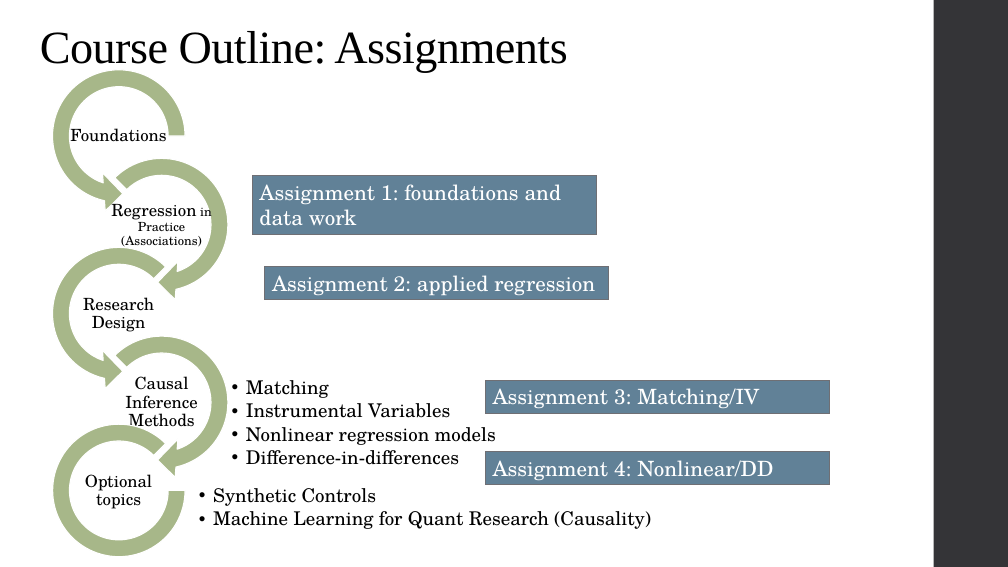
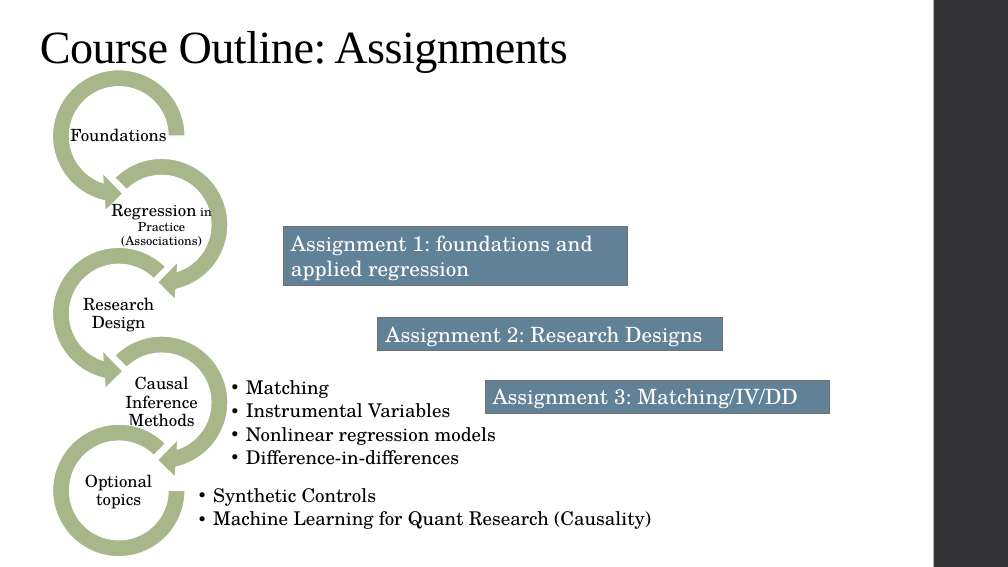
Before and after one commit to alex-hoagland/HAD5744, a slide deck: slide 25 of Lecture01_Introduction/Lecture1_Frameworks.pptx (slide 23 before the commit). Drawn at 1008x567 pixels with LibreOffice and Linux fonts; fonts in the diff are those of the drawing. Boxes give left, top, right and bottom in pixels: in the first picture for what was removed or moved away, otherwise in the second. Text is boxed around its words. In the diff, an @@ line names an element or a change of style, - is before the commit and + after.

```diff
--- a/Lecture01_Introduction/Lecture1_Frameworks.pptx
+++ b/Lecture01_Introduction/Lecture1_Frameworks.pptx
@@ rectangle removed at (x1=252, y1=176, x2=596, y2=234) @@
-Assignment 1: foundations and data work
@@ rectangle "Assignment 1: foundations and applied ..." resized from (x1=265, y1=267, x2=609, y2=300) to (x1=284, y1=227, x2=628, y2=285) @@
@@ text in rectangle at (x1=291, y1=235, x2=593, y2=280): text changed @@
-Assignment 2: applied regression
+Assignment 1: foundations and applied regression
@@ rectangle "Assignment 2: Research Designs" moved from (x1=485, y1=452, x2=830, y2=485) to (x1=378, y1=318, x2=722, y2=351) @@
@@ text in rectangle at (x1=385, y1=326, x2=702, y2=346): text changed @@
-Assignment 4: Nonlinear/DD
+Assignment 2: Research Designs
@@ text in rectangle at (x1=493, y1=388, x2=797, y2=408): text changed @@
-Assignment 3: Matching/IV
+Assignment 3: Matching/IV/DD
```
Also in this commit, not shown: 14 other slides changed, 9 slides added, 4 slides removed, 1 other file.
